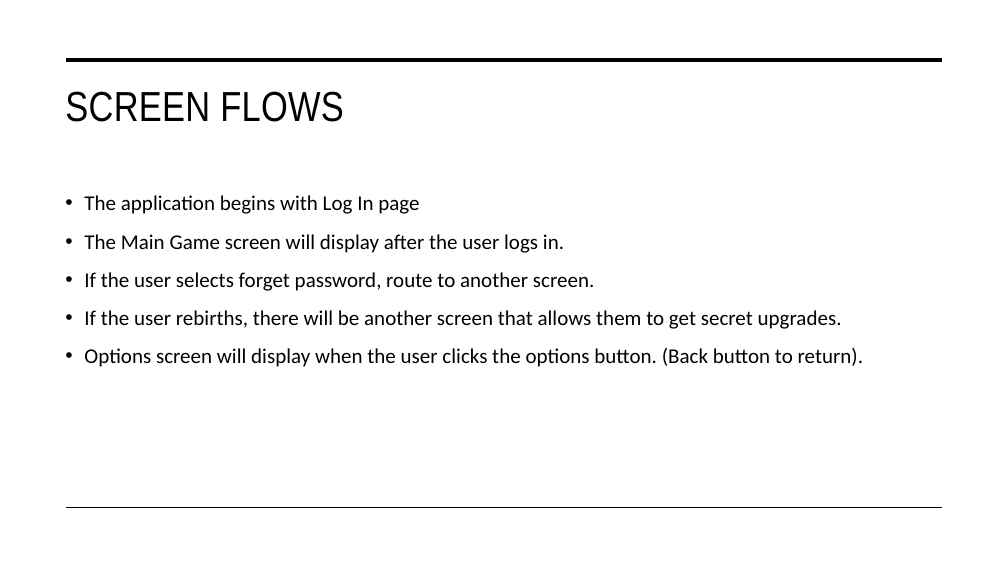
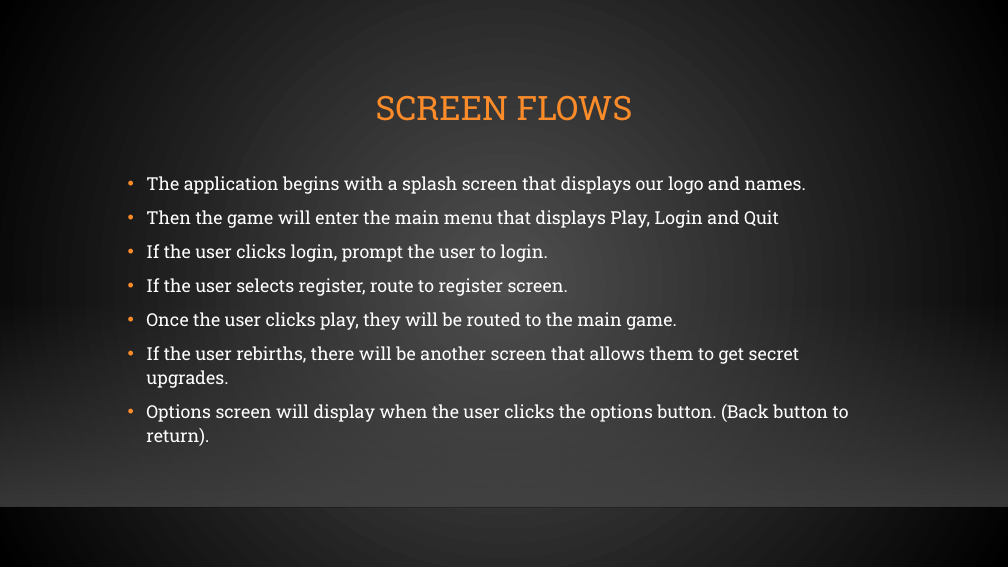
Before and after one commit to OliverDAvino/AppDev2FinalProject, a slide deck: slide 5 of AppDev2Presentation.pptx. Drawn at 1008x567 pixels with LibreOffice and Linux fonts; fonts in the diff are those of the drawing; background and template pictures are left out. Boxes give left, top, right and bottom in pixels: in the first picture for what was removed or moved away, otherwise in the second. Text is boxed around its words. In the diff, an @@ line names an element or a change of style, - is before the commit and + after.

```diff
--- a/AppDev2Presentation.pptx
+++ b/AppDev2Presentation.pptx
@@ background #FFFFFF to gradient #505050 to #000000 @@
@@ line removed from (67, 60) to (942, 60) @@
@@ title "SCREEN FLOWS": place and size @@
-title "SCREEN FLOWS" at bbox=[65, 91, 343, 122]
+title "SCREEN FLOWS" at bbox=[376, 96, 633, 121]
@@ title "SCREEN FLOWS" at bbox=[376, 96, 633, 121]: size 40 to 32 pt, font Arial Narrow to Roboto Slab, text colour #000000 to #FB8C29, letter spacing 0.3 to 0 pt; alignment left to centre; line spacing 1 to 0.9; vertical alignment top to middle @@
@@ text "The application begins with a ...": place and size @@
-text "The application begins with a ..." at bbox=[84, 195, 864, 367]
+text "The application begins with a ..." at bbox=[146, 176, 849, 446]
@@ text at bbox=[146, 176, 806, 330]: text changed; size 20 to 17 pt; font Calibri to Roboto Slab; text colour #000000 to #FFFFFF @@
-• The application begins with Log In page
-• The Main Game screen will display after the user logs in.
-• If the user selects forget password, route to another screen.
+• The application begins with a splash screen that displays our logo and names.
+• Then the game will enter the main menu that displays Play, Login and Quit
+• If the user clicks login, prompt the user to login.
+• If the user selects register, route to register screen.
+• Once the user clicks play, they will be routed to the main game.
@@ rectangle added at bbox=[0, 299, 1008, 507], fill gradient #454545 @@
@@ text at bbox=[146, 346, 849, 446]: size 20 to 17 pt, font Calibri to Roboto Slab, text colour #000000 to #FFFFFF in "If the user rebirths, there will be ...", "Options screen will display when the user ..." @@
@@ line moved from (67, 508) - (942, 508) to (0, 507) - (1008, 507) @@
@@ line (0, 507) - (1008, 507): stroke #000000 1 pt to #000001 1 pt @@
```
Also in this commit, not shown: 8 other slides changed, 1 other file.
